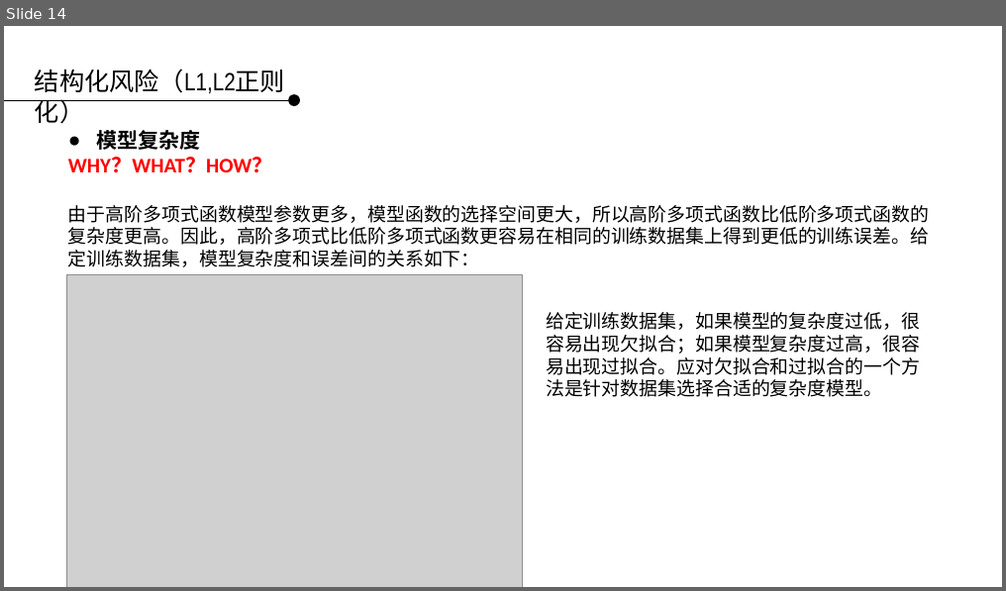
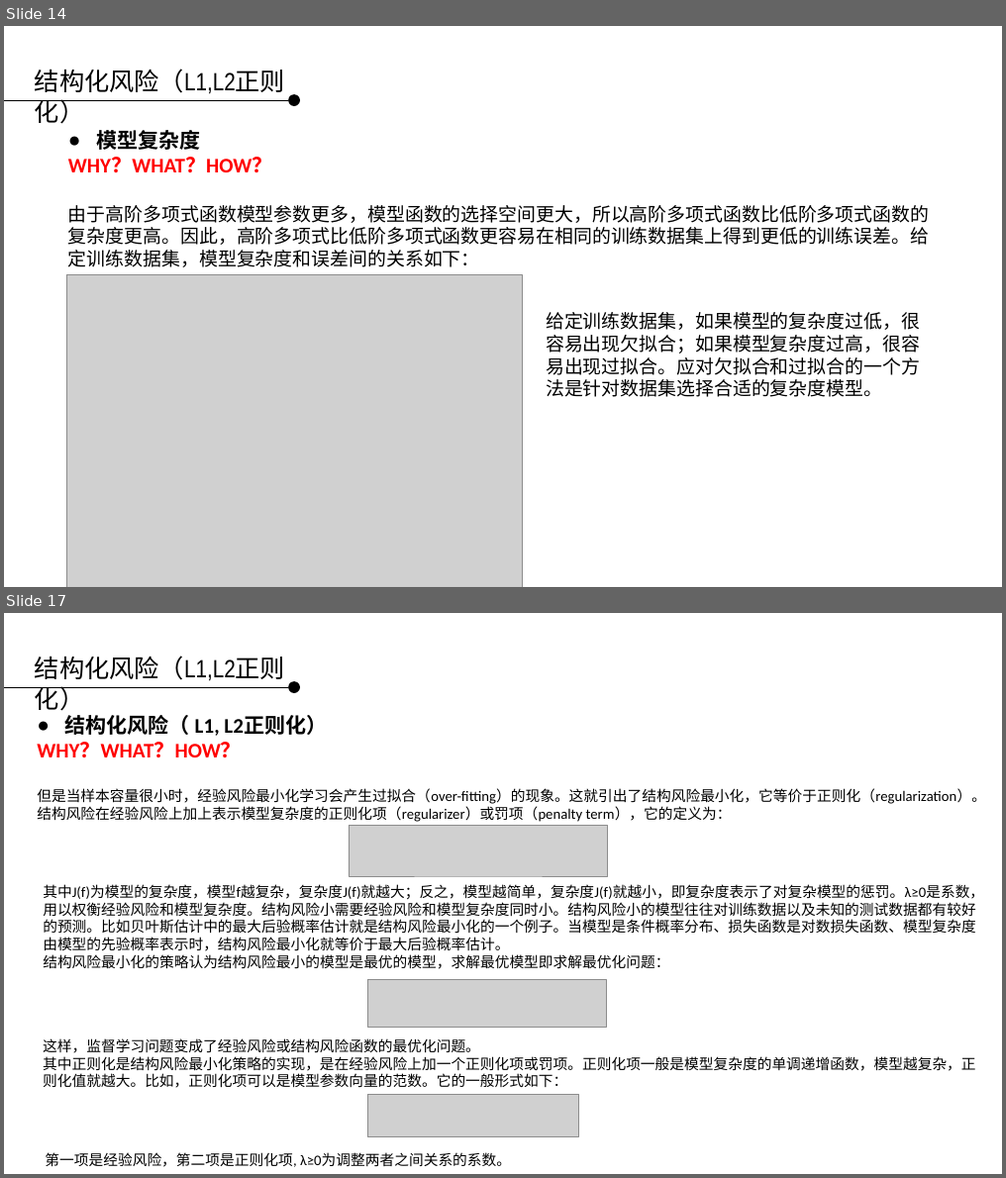
Before and after one commit to applepip/Big_Data, a slide deck: 产品大数据分析与建模/大数据分析与建模 - 函数与概念 第二-2讲 - 补充.pptx. Shown one above the other, each under a label of ours: slide 14 before the commit, slides 14 and 17 after it; the slides between them are not shown. The pictures are 1006x591 and 1006x1178 pixels, drawn with LibreOffice and Linux fonts; fonts in the diff are those of the drawing; grey boxes stand for pictures; background and template pictures are left out. Boxes give left, top, right and bottom in pixels: in the first picture for what was removed or moved away, otherwise in the second. Text is boxed around its words. In the diff, an @@ line names an element or a change of style, - is before the commit and + after.

```diff
--- a/产品大数据分析与建模/大数据分析与建模 - 函数与概念 第二-2讲 - 补充.pptx
+++ b/产品大数据分析与建模/大数据分析与建模 - 函数与概念 第二-2讲 - 补充.pptx
@@ slide 17 added at [4,613,1002,1174], background picture (left out) @@
@@ text added at [35,656,285,681], 24 pt, text #000000 @@
+结构化风险（L1,L2正则化）
@@ line added from (4, 687) to (288, 687), #000000 0.75 pt @@
@@ ellipse added at [288,682,300,694], fill #000000 @@
@@ text added at [37,715,986,822], 14 pt, text #000000 @@
+● 结构化风险（ L1, L2正则化）
+WHY？WHAT？HOW？
+但是当样本容量很小时，经验风险最小化学习会产生过拟合（over-fitting）的现象。这就引出了结构风险最小化，它等价于正则化（regularization）。结构风险在经验风险上加上表示模型复杂度的正则化项（regularizer）或罚项（penalty term），它的定义为：
@@ picture added at [349,826,607,876] @@
@@ text added at [43,884,984,969], 14 pt, text #000000 @@
+其中J(f)为模型的复杂度，模型f越复杂，复杂度J(f)就越大；反之，模型越简单，复杂度J(f)就越小，即复杂度表示了对复杂模型的惩罚。λ≥0是系数，用以权衡经验风险和模型复杂度。结构风险小需要经验风险和模型复杂度同时小。结构风险小的模型往往对训练数据以及未知的测试数据都有较好的预测。比如贝叶斯估计中的最大后验概率估计就是结构风险最小化的一个例子。当模型是条件概率分布、损失函数是对数损失函数、模型复杂度由模型的先验概率表示时，结构风险最小化就等价于最大后验概率估计。
+结构风险最小化的策略认为结构风险最小的模型是最优的模型，求解最优模型即求解最优化问题：
@@ picture added at [368,980,607,1027] @@
@@ text added at [43,1039,975,1088], 14 pt, text #000000 @@
+这样，监督学习问题变成了经验风险或结构风险函数的最优化问题。
+其中正则化是结构风险最小化策略的实现，是在经验风险上加一个正则化项或罚项。正则化项一般是模型复杂度的单调递增函数，模型越复杂，正则化值就越大。比如，正则化项可以是模型参数向量的范数。它的一般形式如下：
@@ picture added at [368,1094,579,1137] @@
@@ text added at [45,1153,511,1167], 14 pt, text #000000 @@
+第一项是经验风险，第二项是正则化项, λ≥0为调整两者之间关系的系数。
```
Also in this commit, not shown: 1 slide changed, 1 other slide added.
